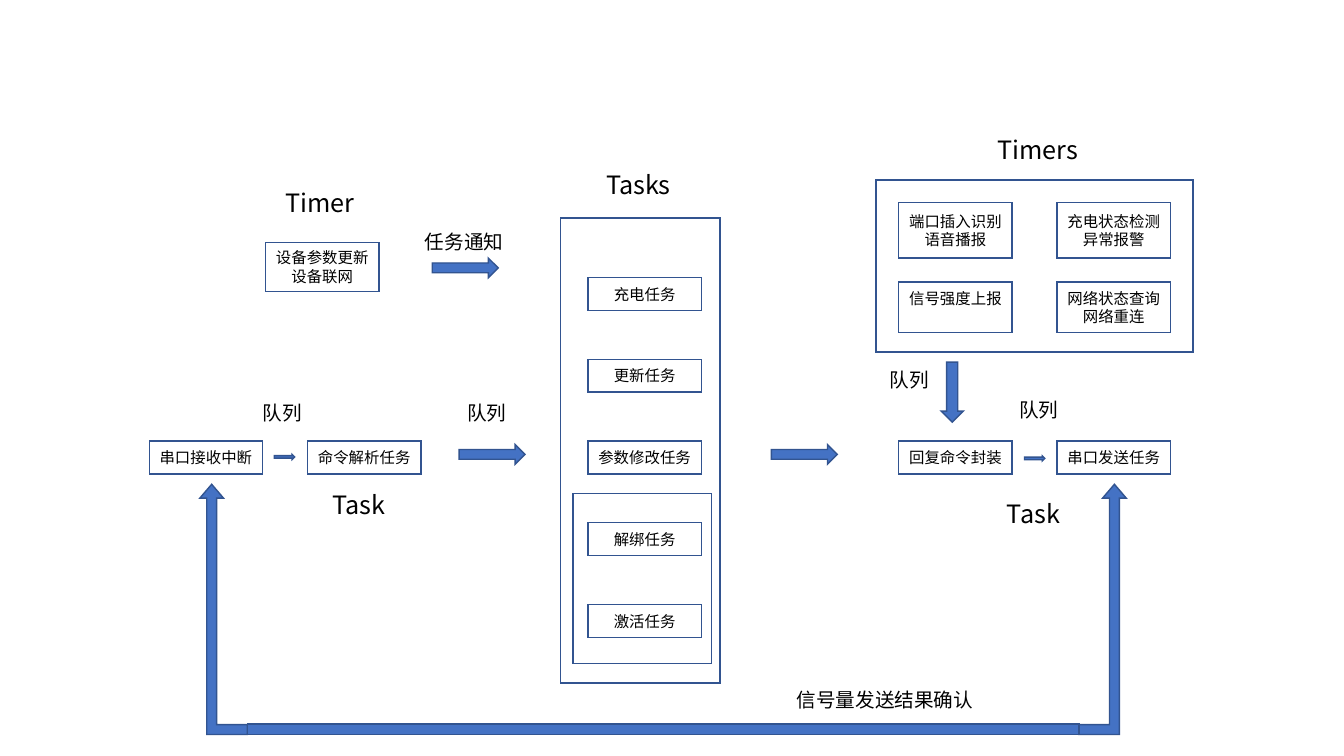
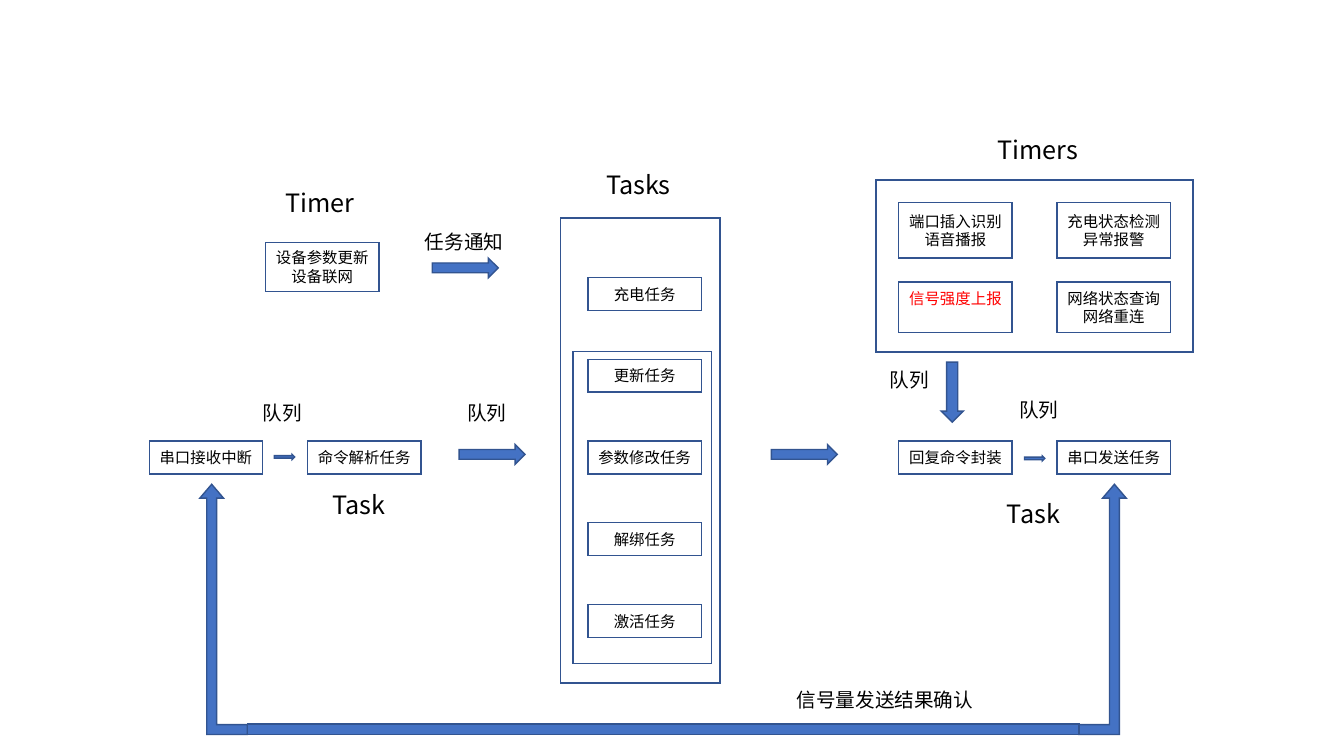
Before and after one commit to Wanghuaichen/Charge2, a slide deck: slide 1 of Documents/电侠二期固件结构.pptx. Drawn at 1344x756 pixels with LibreOffice and Linux fonts; fonts in the diff are those of the drawing. Boxes give left, top, right and bottom in pixels: in the first picture for what was removed or moved away, otherwise in the second. Text is boxed around its words. In the diff, an @@ line names an element or a change of style, - is before the commit and + after.

```diff
--- a/Documents/电侠二期固件结构.pptx
+++ b/Documents/电侠二期固件结构.pptx
@@ rectangle "信号强度上报" at (899, 282, 1012, 333): text colour #000000 to #FF0000 @@
@@ rectangle: place and size @@
-rectangle at (573, 494, 712, 664)
+rectangle at (573, 352, 712, 664)
```
Also in this commit, not shown: 27 other files.
